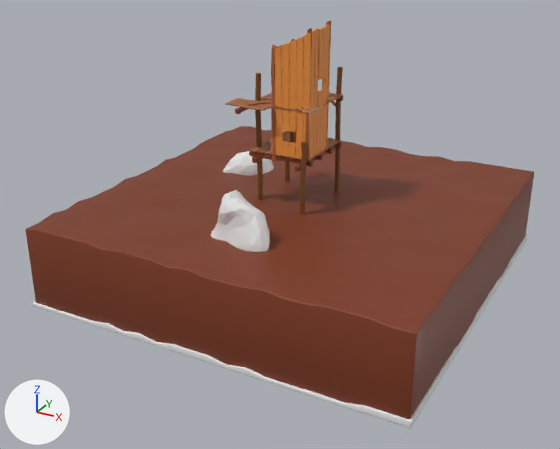
What one commit did to the Blender file SeaShack/SeaShack.blend.
The view is the same before and after, from a 50 mm lens placed at (90.7, -184.3, 65.5), pointed at (-4.0, -12.2, -20.6). The lights are fixed; the arrows at lower left show +X, +Y and +Z.
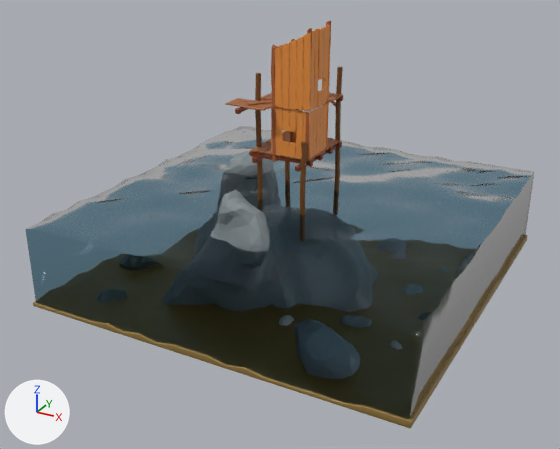
Changed parts and their boxes [x1, y1, x2, y2] in the pictures (560 x 449 px):
'Sea', recoloured: [25, 126, 534, 419] in both
'Sand', recoloured (grey to brown): [33, 235, 527, 428] in both
'Rock1', recoloured (white to grey): [211, 151, 274, 252] in both

Diff of the bpy script that builds the scene:
```diff
--- a/SeaShack/SeaShack.blend.py
+++ b/SeaShack/SeaShack.blend.py
@@ mat_sea @@
+mat_sea = principled_material('Sea')
+mat_sea.base_color = (0.356, 0.625, 0.8)  # blue #a1cfe7
+mat_sea.roughness = 0.0773
+mat_sea.ior = 1.05
+mat_sea.transmission_weight = 1.0
@@ mat_sand @@
+mat_sand = principled_material('Sand')
+mat_sand.base_color = (0.263, 0.165, 0.0403)  # brown #8c7139
@@ mat_rock1 @@
+mat_rock1 = principled_material('Rock1')
+mat_rock1.base_color = (0.221, 0.263, 0.279)  # grey #818c90
@@ me_icosphere @@
 me_icosphere.from_pydata(...)  # 2532 vertices, 5060 faces; spans x -42.2..21.0, y -32.4..35.3, z -18.1..24.6
+me_icosphere.materials.append(mat_rock1)  # grey #818c90
@@ me_cube_104 @@
 me_cube_104.from_pydata(...)  # 1336 vertices, 1334 faces; spans x -53.2..53.2, y -53.2..53.2, z -0.5..1.4
+me_cube_104.materials.append(mat_sand)  # brown #8c7139
@@ me_plane @@
 me_plane.from_pydata(...)  # 1336 vertices, 1334 faces; spans x -52.7..52.7, y -52.7..52.7, z -22.1..0.7
-me_plane.materials.append(mat_wooddark2)  # brown #7f3a1f
+me_plane.materials.append(mat_sea)  # blue #a1cfe7
```
